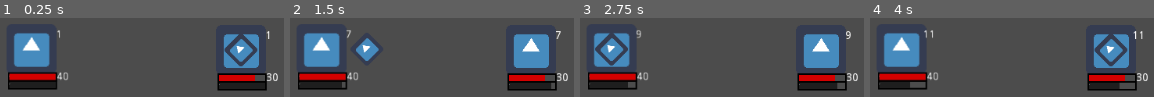
Above: before the commit, frames 1-4 (left to right).
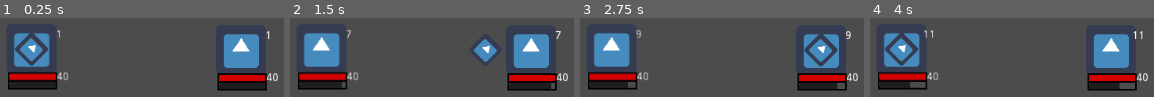
Above: after the commit, the same moments.

Repository: h19mili/Projekt_Fleorune.VM
Game: Godot game, scene res://Main.tscn
Same seed, same stepped clock (60 frames per second), same inputs: the game is played once before the commit and once after it. The engine's default icon, where the game draws it, is replaced by a stand-in: a white triangle on a blue panel in a dark square.
Inputs:
- Up to frame 1 (0.25 s): no input
- Up to frame 2 (1.5 s): tap Enter (ui_accept) at 0.5, 0.77, 1.25 s; hold Right (ui_right) 0.53-1.28 s; hold Down (ui_down) from 1.28 s (still down)
- Up to frame 3 (2.75 s): tap Enter (ui_accept) at 1.52, 2 s; release Down (ui_down) at 2.03 s; hold Right (ui_right) from 2.03 s (still down)
- Up to frame 4 (4 s): tap Enter (ui_accept) at 2.75, 3.02, 3.5, 3.77 s; release Right (ui_right) at 2.78 s; hold Up (ui_up) 2.78-3.53 s; hold Left (ui_left) from 3.53 s (still down)

The runs differ from the first frame. In frame 1, 4.6% of the frame differs, in the area x 5-96%, y 18-80%; in frame 2, 3.2%; in frame 3, 4.6%; in frame 4, 4.6%.
Error before the commit: Invalid get index 'Current_HP' (on base: 'Nil'). (res://TurnQ.gd:51)
Error after the commit: Error connecting to signal: Attack_done during yield(). (res://TurnQ.gd:52)

Commit message:
Attack.V0

Diff:
--- a/Player karaktär/Battler_Action.gd
+++ b/Player karaktär/Battler_Action.gd
@@ -4,6 +4,7 @@
 signal Attack_done
 var Damage = 0
 var Attacker
+#onready var turnq : TurnQ
 
 func _ready():
 	pass
@@ -16,7 +17,7 @@
 
 func Attack_action():
 	Damage = get_parent().STR
-	#Attacker.current_HP
+	#emit_signal("Attack_done")
 	print("Battler_Action")
 	print(Attacker)
 	print(Damage)
--- /dev/null
+++ b/Skills/Skill.gd
@@ -0,0 +1,13 @@
+extends Resource
+
+
+class_name Skill
+
+export var Skill_name : String = "Skill"
+export var Skill_text : String = ""
+
+
+export var mana_cost : int
+export var base_damag : int
+
+export(float, 0.0, 1.0) var Hit_chance : float
--- a/TurnQ.gd
+++ b/TurnQ.gd
@@ -2,6 +2,7 @@
 
 class_name TurnQ
 signal completed
+#signal Attack_done
 signal targets_selected(selected_target)
 var party : Array = []
 var Etarget
@@ -47,6 +48,8 @@
 
 		else:
 			yield(active_player, "emattack") # a
+			print("waiting for eneamy")
+			yield(Battler_action, "Attack_done")
 			print("Current HP:")
 			print(Etarget.Current_HP)
 			print("Etarget")
--- a/project.godot
+++ b/project.godot
@@ -25,6 +25,11 @@
 "path": "res://Job.gd"
 }, {
 "base": "Resource",
+"class": "Skill",
+"language": "GDScript",
+"path": "res://Skills/Skill.gd"
+}, {
+"base": "Resource",
 "class": "Statblock",
 "language": "GDScript",
 "path": "res://Jobs/Statblock.gd"
@@ -38,6 +43,7 @@
 "Battler": "",
 "Combataction": "",
 "Job": "",
+"Skill": "",
 "Statblock": "",
 "TurnQ": ""
 }
